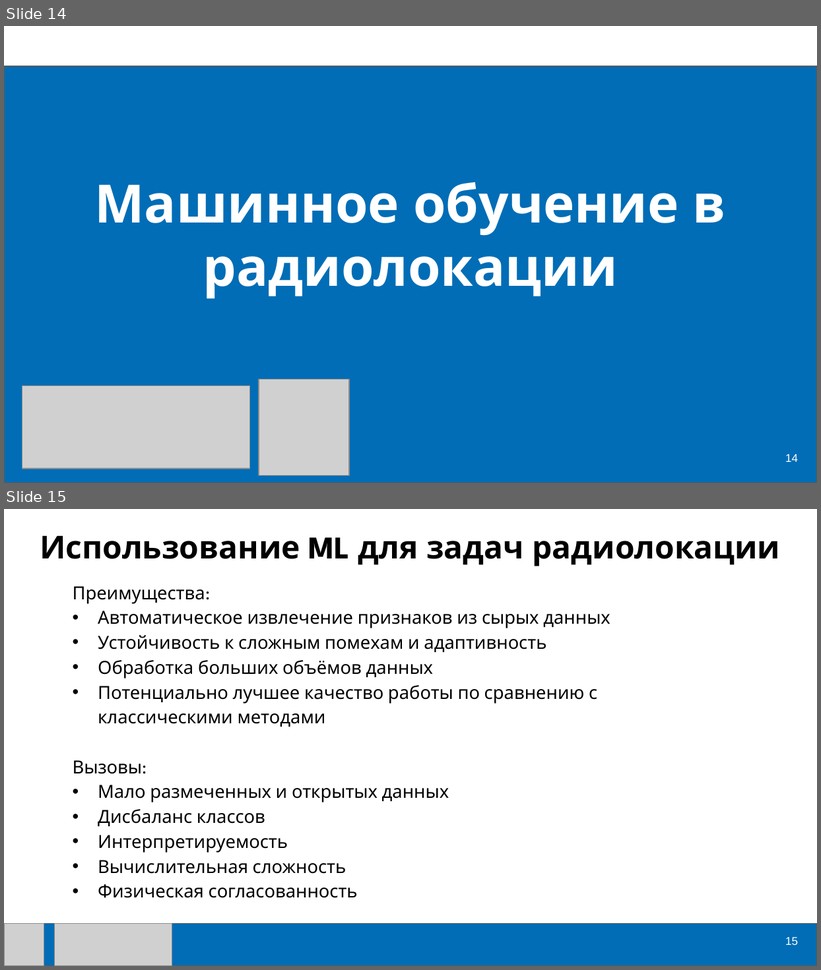
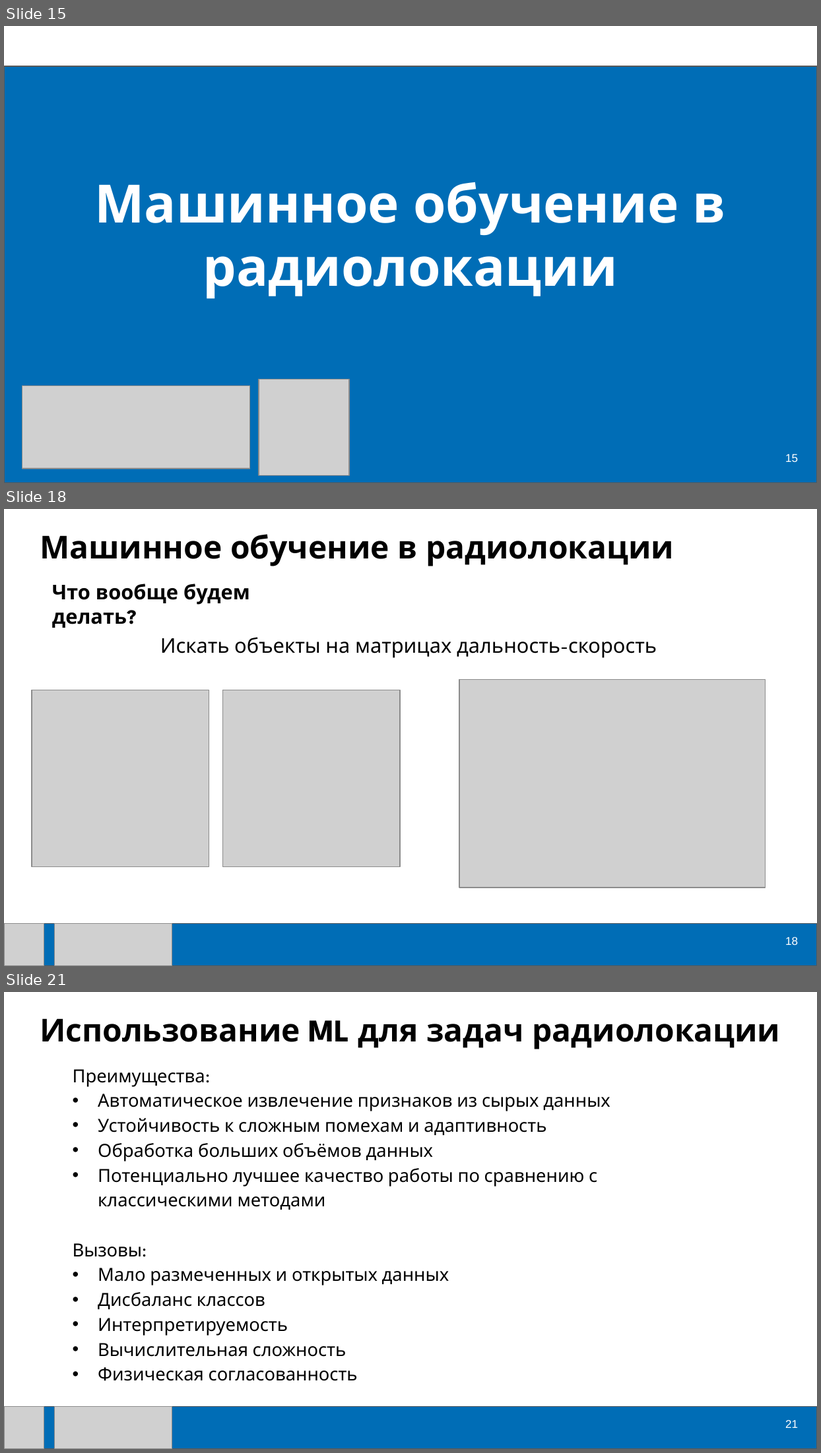
Before and after one commit to ml-dafe/ML_radiolocation_MIPT, a slide deck: Лекции/Лекция_01.pptx. Shown one above the other, each under a label of ours: slides 14 and 15 before the commit, slides 15, 18 and 21 after it; the slides between them are not shown. The pictures are 821x970 and 821x1453 pixels, drawn with LibreOffice and Linux fonts; fonts in the diff are those of the drawing; grey boxes stand for pictures. Boxes give left, top, right and bottom in pixels: in the first picture for what was removed or moved away, otherwise in the second. Text is boxed around its words. In the diff, an @@ line names an element or a change of style, - is before the commit and + after.

```diff
--- a/Лекции/Лекция_01.pptx
+++ b/Лекции/Лекция_01.pptx
@@ slide 18 added at [4, 509, 817, 966], background #FFFFFF @@
@@ text added at [40, 534, 674, 566], 28 pt, text #000000, bold @@
+Машинное обучение в радиолокации
@@ text added at [52, 584, 250, 628], 18 pt, text #000000, bold @@
+Что вообще будем делать?
@@ text added at [160, 637, 657, 658], 18 pt, text #000000 @@
+Искать объекты на матрицах дальность-скорость
@@ picture added at [459, 680, 765, 888] @@
@@ picture added at [32, 691, 209, 867] @@
@@ picture added at [222, 691, 400, 867] @@
@@ rectangle added at [4, 923, 817, 966], fill #006DB6, outline #595959 0.75 pt @@
@@ picture added at [4, 923, 44, 966] @@
@@ picture added at [54, 923, 172, 966] @@
@@ page number added at [785, 937, 798, 945], 10 pt, text #FFFFFF @@
+18
@@ what was slide 14 is now slide 15 @@
@@ page number at [785, 454, 798, 462]: text changed @@
-14
+15
@@ what was slide 15 is now slide 21 @@
@@ page number at [785, 1420, 798, 1428]: text changed @@
-15
+21
```
Also in this commit, not shown: 5 slides changed, 4 other slides added, 1 slide removed.
